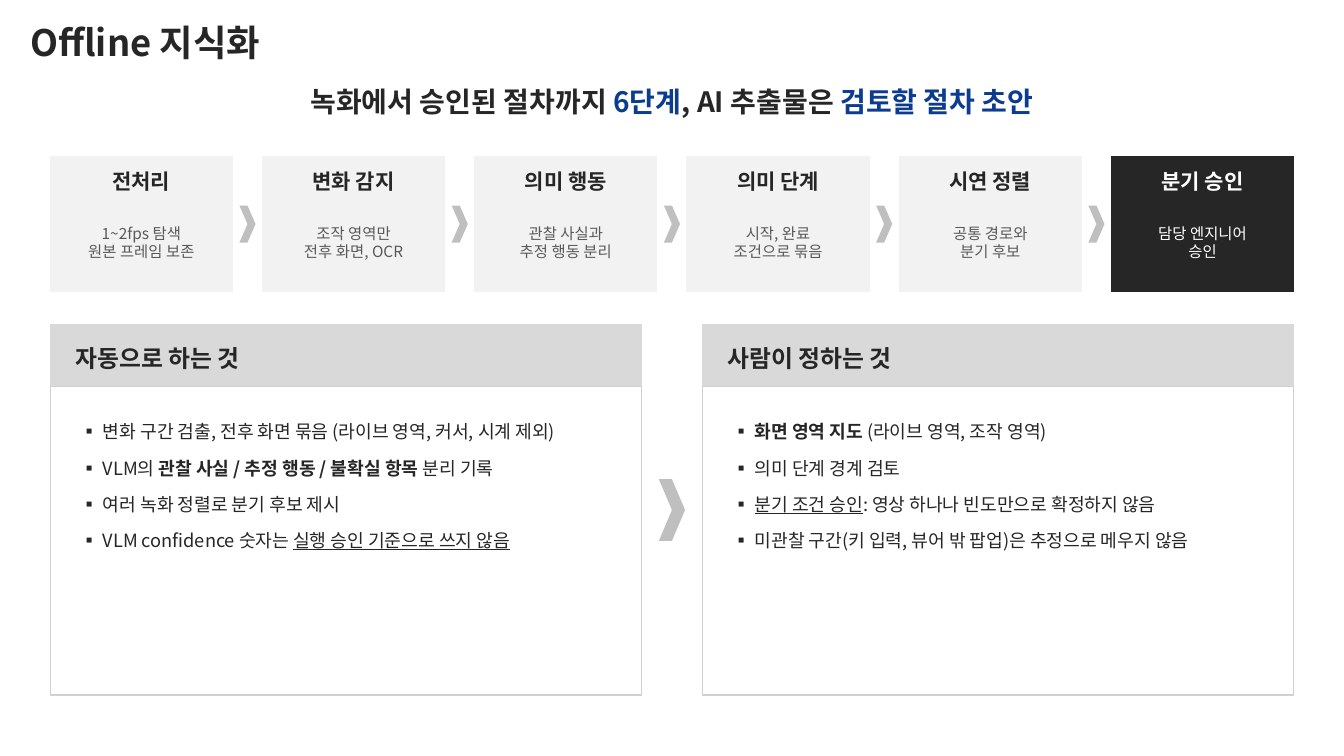
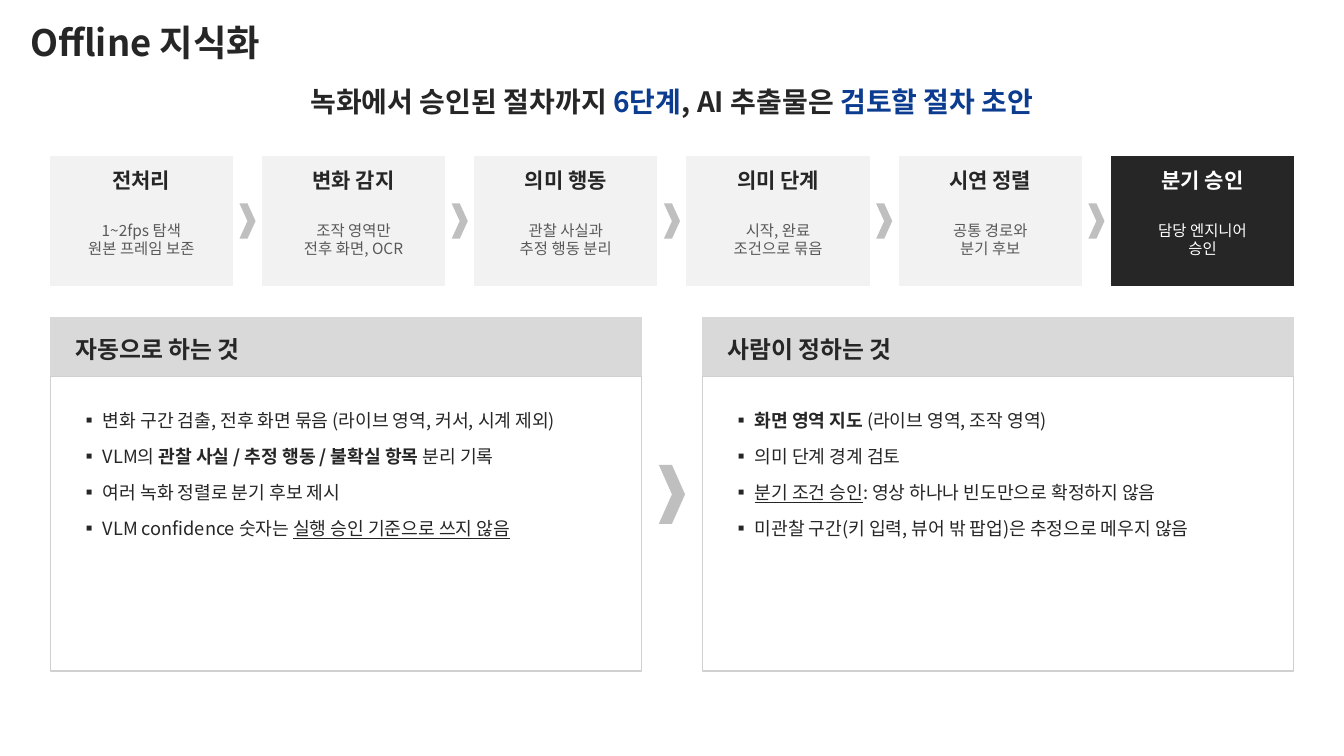
Before and after one commit to DarrenKoi/pm_notes, a slide deck: slide 7 of my-task/arc-tf/deliverables/arc-tf-team-full.pptx. Drawn at 1344x756 pixels with LibreOffice and Linux fonts; fonts in the diff are those of the drawing. Boxes give left, top, right and bottom in pixels: in the first picture for what was removed or moved away, otherwise in the second. Text is boxed around its words. In the diff, an @@ line names an element or a change of style, - is before the commit and + after.

```diff
--- a/my-task/arc-tf/deliverables/arc-tf-team-full.pptx
+++ b/my-task/arc-tf/deliverables/arc-tf-team-full.pptx
@@ rectangle: place and size @@
-rectangle at box(50, 156, 233, 292)
+rectangle at box(50, 156, 233, 286)
@@ rectangle: place and size @@
-rectangle at box(263, 156, 446, 292)
+rectangle at box(263, 156, 446, 286)
@@ rectangle: place and size @@
-rectangle at box(475, 156, 657, 292)
+rectangle at box(475, 156, 657, 286)
@@ rectangle: place and size @@
-rectangle at box(688, 156, 870, 292)
+rectangle at box(688, 156, 870, 286)
@@ rectangle: place and size @@
-rectangle at box(899, 156, 1082, 292)
+rectangle at box(899, 156, 1082, 286)
@@ rectangle: place and size @@
-rectangle at box(1112, 156, 1295, 292)
+rectangle at box(1112, 156, 1295, 286)
@@ 5 chevrons: place and size @@
-5 chevrons at box(240, 206, 1105, 243)
+5 chevrons at box(240, 204, 1105, 239)
@@ 2 texts, 2 rectangles: place and size @@
-2 texts, 2 rectangles at box(50, 326, 1295, 387)
+2 texts, 2 rectangles at box(50, 318, 1295, 376)
@@ rectangle: place and size @@
-rectangle at box(50, 387, 642, 696)
+rectangle at box(50, 377, 642, 671)
@@ rectangle: place and size @@
-rectangle at box(703, 387, 1295, 696)
+rectangle at box(703, 377, 1295, 671)
@@ text "▪ 변화 구간 검출, 전후 ...": place and size @@
-text "▪ 변화 구간 검출, 전후 ..." at box(103, 423, 555, 550)
+text "▪ 변화 구간 검출, 전후 ..." at box(103, 412, 555, 539)
@@ text "▪ 화면 영역 지도 (라이브 ...": place and size @@
-text "▪ 화면 영역 지도 (라이브 ..." at box(755, 422, 1188, 551)
+text "▪ 화면 영역 지도 (라이브 ..." at box(755, 411, 1188, 539)
@@ chevron: place and size @@
-chevron at box(659, 479, 686, 540)
+chevron at box(659, 465, 686, 523)
```
Also in this commit, not shown: 14 other slides changed, 4 other files.
